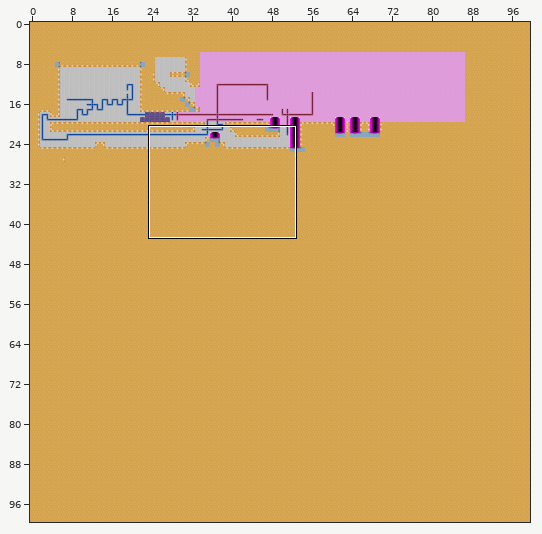
Two states of a Tiled map, MagnetBoy/MagnetBoy/MagnetBoyContent/theLab2.tmx. Above, an overview of the earlier version with the close-up marked.
Close-up. First the earlier version:
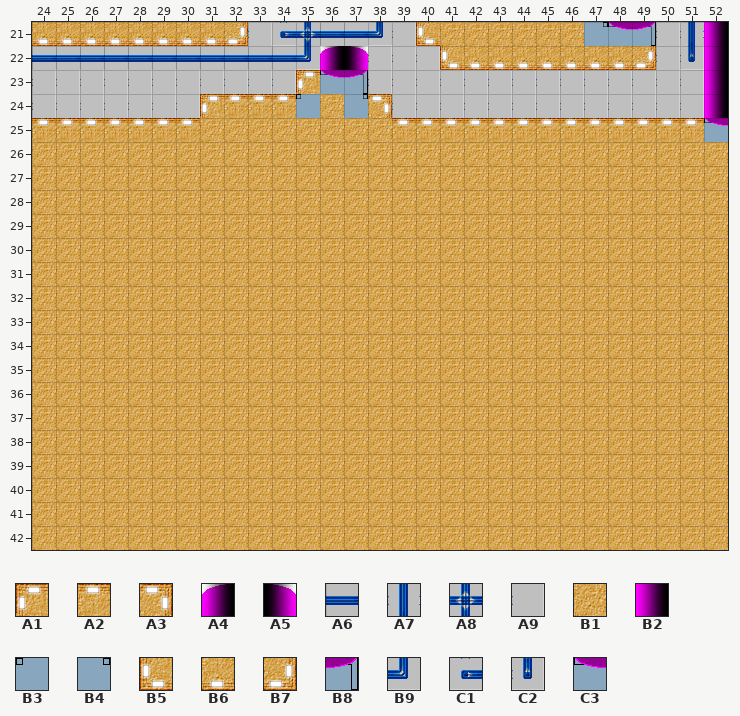
Cells are 32x32 px. Shown: x 24..52, y 21..42. The commit also changed other parts of the map, which this record leaves out.
Key: from "labSheetA": A1 0, A2 1, A3 2, A4 3, A5 4, A6 10, A7 11, A8 12, A9 13, B1 21, B2 23, B3 25, B4 26, B5 40, B6 41, B7 42, B8 46, B9 51, C1 52, C2 53, C3 63.
__ is an empty cell, ## one hidden under a higher layer.
Layers that did not change in this view are not listed.
Layer "background walls" before, first column x 24:
21 ## ## ## ## ## ## ## ## ## A9 C1 A8 A6 A6 B9 A9 ## ## ## ## ## ## ## ## ## ## A9 A7 ##
22 A6 A6 A6 A6 A6 A6 A6 A6 A6 A6 A6 B9 ## ## A9 A9 A9 ## ## ## ## ## ## ## ## ## A9 C2 ##
23 A9 A9 A9 A9 A9 A9 A9 A9 A9 A9 A9 ## ## ## A9 A9 A9 A9 A9 A9 A9 A9 A9 A9 A9 A9 A9 A9 ##
24 A9 A9 A9 A9 A9 A9 A9 ## ## ## ## ## __ ## ## A9 A9 A9 A9 A9 A9 A9 A9 A9 A9 A9 A9 A9 ##
25 ## ## ## ## ## ## ## __ __ __ __ __ __ __ __ __ __ __ __ __ __ __ __ __ __ __ __ __ __
26 __ __ __ __ __ __ __ __ __ __ __ __ __ __ __ __ __ __ __ __ __ __ __ __ __ __ __ __ __
27 __ __ __ __ __ __ __ __ __ __ __ __ __ __ __ __ __ __ __ __ __ __ __ __ __ __ __ __ __
28 __ __ __ __ __ __ __ __ __ __ __ __ __ __ __ __ __ __ __ __ __ __ __ __ __ __ __ __ __
29 __ __ __ __ __ __ __ __ __ __ __ __ __ __ __ __ __ __ __ __ __ __ __ __ __ __ __ __ __
30 __ __ __ __ __ __ __ __ __ __ __ __ __ __ __ __ __ __ __ __ __ __ __ __ __ __ __ __ __
31 __ __ __ __ __ __ __ __ __ __ __ __ __ __ __ __ __ __ __ __ __ __ __ __ __ __ __ __ __
32 __ __ __ __ __ __ __ __ __ __ __ __ __ __ __ __ __ __ __ __ __ __ __ __ __ __ __ __ __
33 __ __ __ __ __ __ __ __ __ __ __ __ __ __ __ __ __ __ __ __ __ __ __ __ __ __ __ __ __
34 __ __ __ __ __ __ __ __ __ __ __ __ __ __ __ __ __ __ __ __ __ __ __ __ __ __ __ __ __
35 __ __ __ __ __ __ __ __ __ __ __ __ __ __ __ __ __ __ __ __ __ __ __ __ __ __ __ __ __
36 __ __ __ __ __ __ __ __ __ __ __ __ __ __ __ __ __ __ __ __ __ __ __ __ __ __ __ __ __
37 __ __ __ __ __ __ __ __ __ __ __ __ __ __ __ __ __ __ __ __ __ __ __ __ __ __ __ __ __
38 __ __ __ __ __ __ __ __ __ __ __ __ __ __ __ __ __ __ __ __ __ __ __ __ __ __ __ __ __
39 __ __ __ __ __ __ __ __ __ __ __ __ __ __ __ __ __ __ __ __ __ __ __ __ __ __ __ __ __
40 __ __ __ __ __ __ __ __ __ __ __ __ __ __ __ __ __ __ __ __ __ __ __ __ __ __ __ __ __
41 __ __ __ __ __ __ __ __ __ __ __ __ __ __ __ __ __ __ __ __ __ __ __ __ __ __ __ __ __
42 __ __ __ __ __ __ __ __ __ __ __ __ __ __ __ __ __ __ __ __ __ __ __ __ __ __ __ __ __
Layer "solid" before, first column x 24:
21 B6 B6 B6 B6 B6 B6 B6 B6 B7 __ __ __ __ __ __ __ B5 B1 B1 B1 B1 B1 B1 B4 C3 B8 __ __ B2
22 __ __ __ __ __ __ __ __ __ __ __ __ A4 A5 __ __ __ B5 B6 B6 B6 B6 B6 B6 B6 B7 __ __ B2
23 __ __ __ __ __ __ __ __ __ __ __ A1 C3 B8 __ __ __ __ __ __ __ __ __ __ __ __ __ __ B2
24 __ __ __ __ __ __ __ A1 A2 A2 A2 B3 B1 B4 A3 __ __ __ __ __ __ __ __ __ __ __ __ __ B2
25 A2 A2 A2 A2 A2 A2 A2 B1 B1 B1 B1 B1 B1 B1 B1 A2 A2 A2 A2 A2 A2 A2 A2 A2 A2 A2 A2 A2 C3
26 B1 B1 B1 B1 B1 B1 B1 B1 B1 B1 B1 B1 B1 B1 B1 B1 B1 B1 B1 B1 B1 B1 B1 B1 B1 B1 B1 B1 B1
27 B1 B1 B1 B1 B1 B1 B1 B1 B1 B1 B1 B1 B1 B1 B1 B1 B1 B1 B1 B1 B1 B1 B1 B1 B1 B1 B1 B1 B1
28 B1 B1 B1 B1 B1 B1 B1 B1 B1 B1 B1 B1 B1 B1 B1 B1 B1 B1 B1 B1 B1 B1 B1 B1 B1 B1 B1 B1 B1
29 B1 B1 B1 B1 B1 B1 B1 B1 B1 B1 B1 B1 B1 B1 B1 B1 B1 B1 B1 B1 B1 B1 B1 B1 B1 B1 B1 B1 B1
30 B1 B1 B1 B1 B1 B1 B1 B1 B1 B1 B1 B1 B1 B1 B1 B1 B1 B1 B1 B1 B1 B1 B1 B1 B1 B1 B1 B1 B1
31 B1 B1 B1 B1 B1 B1 B1 B1 B1 B1 B1 B1 B1 B1 B1 B1 B1 B1 B1 B1 B1 B1 B1 B1 B1 B1 B1 B1 B1
32 B1 B1 B1 B1 B1 B1 B1 B1 B1 B1 B1 B1 B1 B1 B1 B1 B1 B1 B1 B1 B1 B1 B1 B1 B1 B1 B1 B1 B1
33 B1 B1 B1 B1 B1 B1 B1 B1 B1 B1 B1 B1 B1 B1 B1 B1 B1 B1 B1 B1 B1 B1 B1 B1 B1 B1 B1 B1 B1
34 B1 B1 B1 B1 B1 B1 B1 B1 B1 B1 B1 B1 B1 B1 B1 B1 B1 B1 B1 B1 B1 B1 B1 B1 B1 B1 B1 B1 B1
35 B1 B1 B1 B1 B1 B1 B1 B1 B1 B1 B1 B1 B1 B1 B1 B1 B1 B1 B1 B1 B1 B1 B1 B1 B1 B1 B1 B1 B1
36 B1 B1 B1 B1 B1 B1 B1 B1 B1 B1 B1 B1 B1 B1 B1 B1 B1 B1 B1 B1 B1 B1 B1 B1 B1 B1 B1 B1 B1
37 B1 B1 B1 B1 B1 B1 B1 B1 B1 B1 B1 B1 B1 B1 B1 B1 B1 B1 B1 B1 B1 B1 B1 B1 B1 B1 B1 B1 B1
38 B1 B1 B1 B1 B1 B1 B1 B1 B1 B1 B1 B1 B1 B1 B1 B1 B1 B1 B1 B1 B1 B1 B1 B1 B1 B1 B1 B1 B1
39 B1 B1 B1 B1 B1 B1 B1 B1 B1 B1 B1 B1 B1 B1 B1 B1 B1 B1 B1 B1 B1 B1 B1 B1 B1 B1 B1 B1 B1
40 B1 B1 B1 B1 B1 B1 B1 B1 B1 B1 B1 B1 B1 B1 B1 B1 B1 B1 B1 B1 B1 B1 B1 B1 B1 B1 B1 B1 B1
41 B1 B1 B1 B1 B1 B1 B1 B1 B1 B1 B1 B1 B1 B1 B1 B1 B1 B1 B1 B1 B1 B1 B1 B1 B1 B1 B1 B1 B1
42 B1 B1 B1 B1 B1 B1 B1 B1 B1 B1 B1 B1 B1 B1 B1 B1 B1 B1 B1 B1 B1 B1 B1 B1 B1 B1 B1 B1 B1
New version:
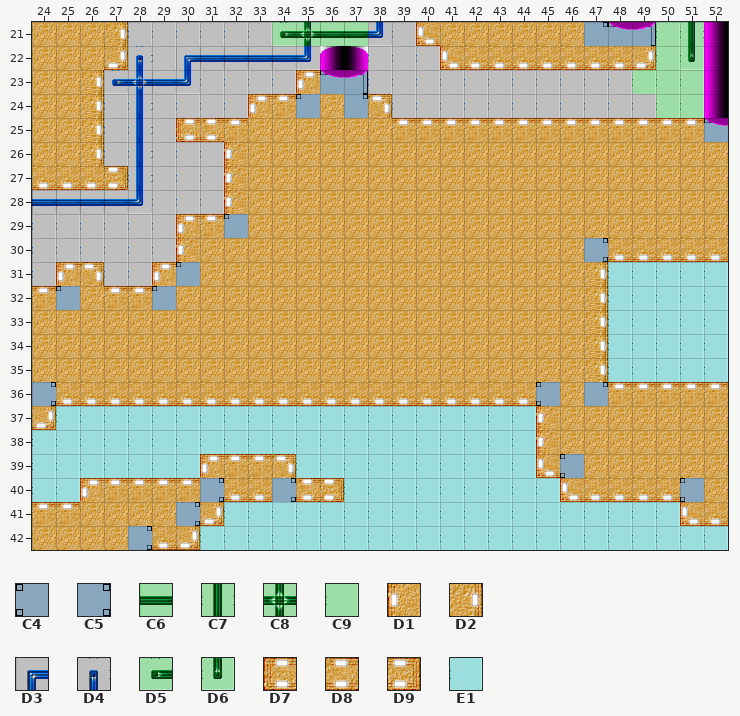
Further tiles: from "labSheetA": C4 5, C5 6, C6 14, C7 15, C8 16, C9 17, D1 20, D2 22, D3 30, D4 32, D5 56, D6 57, D7 60, D8 61, D9 62, E1 77.
Edits made:
Changed rows in their new state; .. is an unchanged cell.
Layer "background walls":
first column x 24:
21 .. .. .. .. .. A9 A9 A9 A9 .. D5 C8 C6 C6 .. .. .. .. .. .. .. .. .. .. .. .. C9 C7 ..
22 __ __ __ __ D4 A9 D3 .. .. .. .. .. .. .. .. .. .. .. .. .. .. .. .. .. .. .. C9 D6 ..
23 __ __ __ C1 A8 A6 B9 .. .. .. .. .. .. .. .. .. .. .. .. .. .. .. .. .. .. C9 C9 C9 ..
24 __ __ __ .. A7 .. .. .. .. .. .. .. .. .. .. .. .. .. .. .. .. .. .. .. .. .. C9 C9 ..
25 .. .. .. .. A7 .. .. .. .. .. .. .. .. .. .. .. .. .. .. .. .. .. .. .. .. .. .. .. ..
26 .. .. .. A9 A7 A9 A9 A9 .. .. .. .. .. .. .. .. .. .. .. .. .. .. .. .. .. .. .. .. ..
27 .. .. .. .. A7 A9 A9 A9 .. .. .. .. .. .. .. .. .. .. .. .. .. .. .. .. .. .. .. .. ..
28 A6 A6 A6 A6 B9 A9 A9 A9 .. .. .. .. .. .. .. .. .. .. .. .. .. .. .. .. .. .. .. .. ..
29 A9 A9 A9 A9 A9 A9 .. .. .. .. .. .. .. .. .. .. .. .. .. .. .. .. .. .. .. .. .. .. ..
30 A9 A9 A9 A9 A9 A9 .. .. .. .. .. .. .. .. .. .. .. .. .. .. .. .. .. .. .. .. .. .. ..
31 A9 .. .. A9 A9 .. .. .. .. .. .. .. .. .. .. .. .. .. .. .. .. .. .. .. E1 E1 E1 E1 E1
32 .. .. .. .. .. .. .. .. .. .. .. .. .. .. .. .. .. .. .. .. .. .. .. .. E1 E1 E1 E1 E1
33 .. .. .. .. .. .. .. .. .. .. .. .. .. .. .. .. .. .. .. .. .. .. .. .. E1 E1 E1 E1 E1
34 .. .. .. .. .. .. .. .. .. .. .. .. .. .. .. .. .. .. .. .. .. .. .. .. E1 E1 E1 E1 E1
35 .. .. .. .. .. .. .. .. .. .. .. .. .. .. .. .. .. .. .. .. .. .. .. .. E1 E1 E1 E1 E1
37 .. E1 E1 E1 E1 E1 E1 E1 E1 E1 E1 E1 E1 E1 E1 E1 E1 E1 E1 E1 E1 .. .. .. .. .. .. .. ..
38 E1 E1 E1 E1 E1 E1 E1 E1 E1 E1 E1 E1 E1 E1 E1 E1 E1 E1 E1 E1 E1 .. .. .. .. .. .. .. ..
39 E1 E1 E1 E1 E1 E1 E1 .. .. .. .. E1 E1 E1 E1 E1 E1 E1 E1 E1 E1 .. .. .. .. .. .. .. ..
40 E1 E1 .. .. .. .. .. .. .. .. .. .. .. E1 E1 E1 E1 E1 E1 E1 E1 E1 .. .. .. .. .. .. ..
41 .. .. .. .. .. .. .. .. E1 E1 E1 E1 E1 E1 E1 E1 E1 E1 E1 E1 E1 E1 E1 E1 E1 E1 E1 .. ..
42 .. .. .. .. .. .. .. E1 E1 E1 E1 E1 E1 E1 E1 E1 E1 E1 E1 E1 E1 E1 E1 E1 E1 E1 E1 E1 E1
Layer "solid":
first column x 24:
21 B1 B1 B1 D2 __ __ __ __ __ .. .. .. .. .. .. .. .. .. .. .. .. .. .. .. .. .. .. .. ..
22 B1 B1 B1 B7 .. .. .. .. .. .. .. .. .. .. .. .. .. .. .. .. .. .. .. .. .. .. .. .. ..
23 B1 B1 D2 .. .. .. .. .. .. .. .. .. .. .. .. .. .. .. .. .. .. .. .. .. .. .. .. .. ..
24 B1 B1 D2 .. .. .. .. __ __ A1 .. .. .. .. .. .. .. .. .. .. .. .. .. .. .. .. .. .. ..
25 B1 B1 D2 __ __ __ D7 D8 A2 .. .. .. .. .. .. .. .. .. .. .. .. .. .. .. .. .. .. .. ..
26 .. .. D2 __ __ __ __ __ D1 .. .. .. .. .. .. .. .. .. .. .. .. .. .. .. .. .. .. .. ..
27 B6 B6 B6 D9 __ __ __ __ D1 .. .. .. .. .. .. .. .. .. .. .. .. .. .. .. .. .. .. .. ..
28 __ __ __ __ __ __ __ __ D1 .. .. .. .. .. .. .. .. .. .. .. .. .. .. .. .. .. .. .. ..
29 __ __ __ __ __ __ A1 A2 B3 .. .. .. .. .. .. .. .. .. .. .. .. .. .. .. .. .. .. .. ..
30 __ __ __ __ __ __ D1 .. .. .. .. .. .. .. .. .. .. .. .. .. .. .. .. C5 B6 B6 B6 B6 B6
31 __ A1 A3 __ __ A1 B3 .. .. .. .. .. .. .. .. .. .. .. .. .. .. .. .. D2 __ __ __ __ __
32 A2 B3 .. A2 A2 B3 .. .. .. .. .. .. .. .. .. .. .. .. .. .. .. .. .. D2 __ __ __ __ __
33 .. .. .. .. .. .. .. .. .. .. .. .. .. .. .. .. .. .. .. .. .. .. .. D2 __ __ __ __ __
34 .. .. .. .. .. .. .. .. .. .. .. .. .. .. .. .. .. .. .. .. .. .. .. D2 __ __ __ __ __
35 .. .. .. .. .. .. .. .. .. .. .. .. .. .. .. .. .. .. .. .. .. .. .. D2 __ __ __ __ __
36 C5 B6 B6 B6 B6 B6 B6 B6 B6 B6 B6 B6 B6 B6 B6 B6 B6 B6 B6 B6 B6 C4 .. B4 A2 A2 A2 A2 A2
37 B7 __ __ __ __ __ __ __ __ __ __ __ __ __ __ __ __ __ __ __ __ D1 .. .. .. .. .. .. ..
38 __ __ __ __ __ __ __ __ __ __ __ __ __ __ __ __ __ __ __ __ __ D1 .. .. .. .. .. .. ..
39 __ __ __ __ __ __ __ A1 A2 A2 A3 __ __ __ __ __ __ __ __ __ __ B5 C4 .. .. .. .. .. ..
40 __ __ A1 A2 A2 A2 A2 C5 B6 B6 C5 D8 D9 __ __ __ __ __ __ __ __ __ B5 B6 B6 B6 B6 C4 ..
41 A2 A2 .. .. .. .. C5 B7 __ __ __ __ __ __ __ __ __ __ __ __ __ __ __ __ __ __ __ B5 B6
42 .. .. .. .. C5 B6 B7 __ __ __ __ __ __ __ __ __ __ __ __ __ __ __ __ __ __ __ __ __ __
Changed places in both close-ups, as pixel boxes (x1, y1, x2, y2):
changed: (32, 22, 728, 550)
